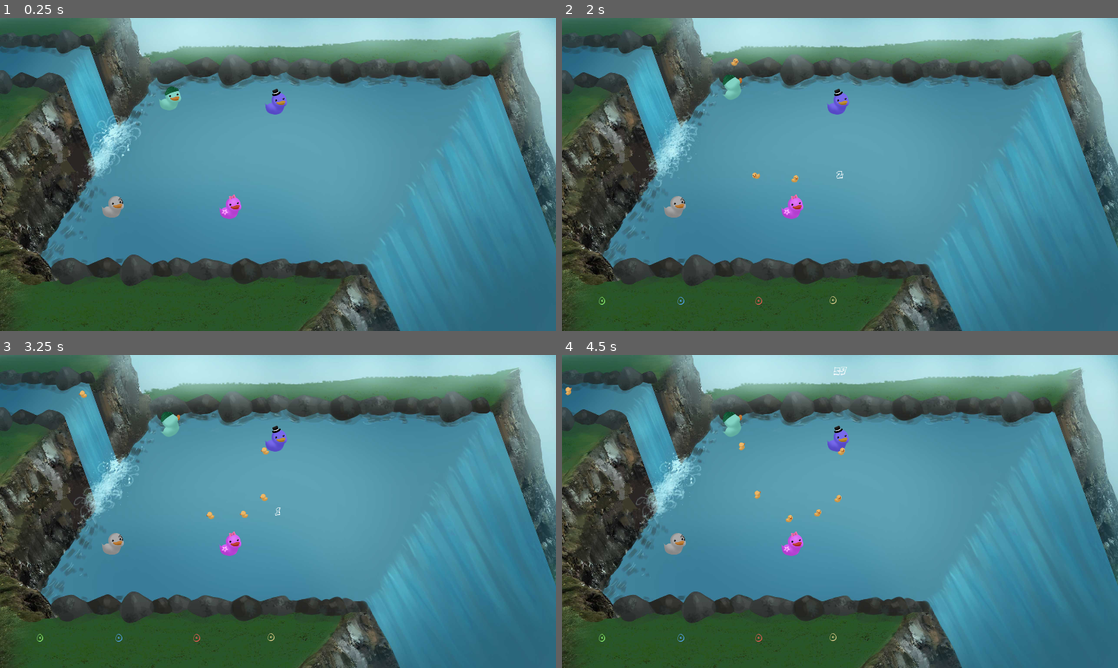
Above: before the commit, frames 1-4 (two rows, left to right).
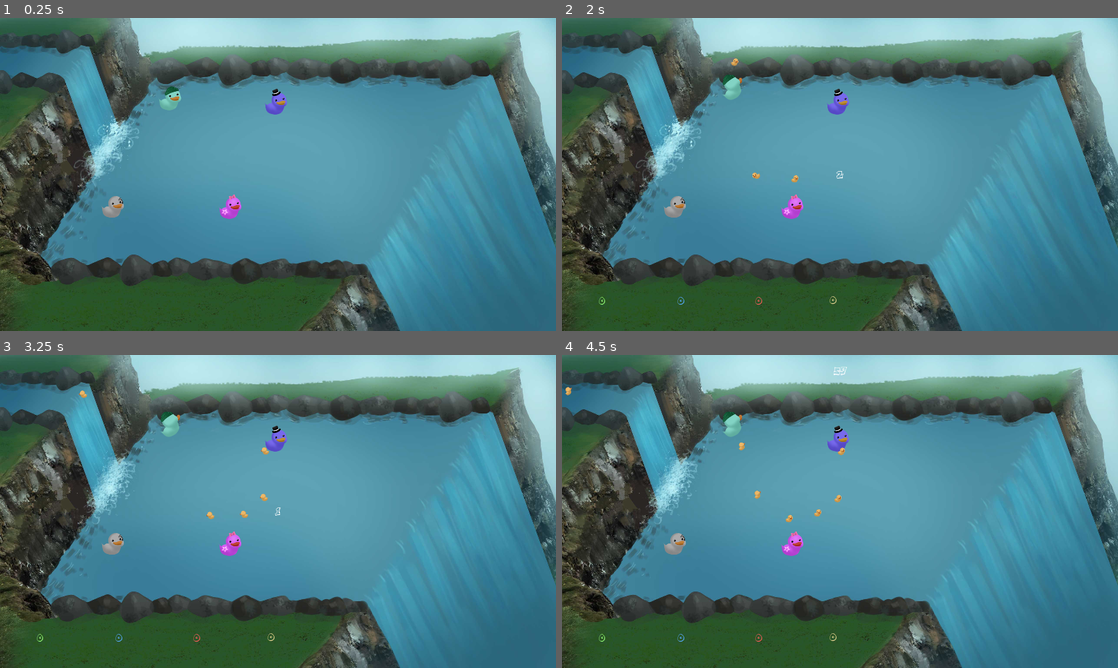
Above: after the commit, the same moments.

Repository: TeamAwesomeTOJam/ducks
Game: Godot game, scene res://Game.tscn
Same seed, same stepped clock (60 frames per second), same inputs: the game is played once before the commit and once after it.
Inputs:
- Up to frame 1 (0.25 s): no input
- Up to frame 2 (2 s): tap Enter (p0duck) at 0.5, 0.6, 1.35 s; hold Up (ui_up) 0.53-1.28 s
- Up to frame 3 (3.25 s): hold Up (ui_up) from 2.03 s (still down); tap Enter (p0duck) at 2.1, 2.85 s
- Up to frame 4 (4.5 s): release Up (ui_up) at 3.53 s; tap Enter (p0duck) at 3.6, 4.35 s

The runs differ from the first frame. In frame 1, 0.8% of the frame differs, in the area x 13-92%, y 17-83%; in frame 2, 0.8%; in frame 3, 0.8%; in frame 4, 0.8%.

Commit message:
hook up boost to xbox

Diff:
--- a/Game.tscn
+++ b/Game.tscn
@@ -47,7 +47,7 @@
 
 frames = SubResource( 1 )
 animation = "loop"
-frame = 5
+frame = 4
 playing = true
 offset = Vector2( 1280, 720 )
 _sections_unfolded = [ "Z Index" ]
--- a/Player.gd
+++ b/Player.gd
@@ -130,7 +130,9 @@
     if self.boost_timer == 0:
         boosting = false
 
-    if Input.is_action_just_pressed(get_action('boost')) and self.boost_wait_timer == 0:
+    var boost_pressed = Input.is_joy_button_pressed(PLAYER_NUMBER, JOY_XBOX_A) or Input.is_action_just_pressed(get_action('boost'))
+
+    if  boost_pressed and self.boost_wait_timer == 0:
         self.boosting = true
         self.boost_timer = BOOST_TIME
         self.boost_wait_timer = BOOST_WAIT_TIME
